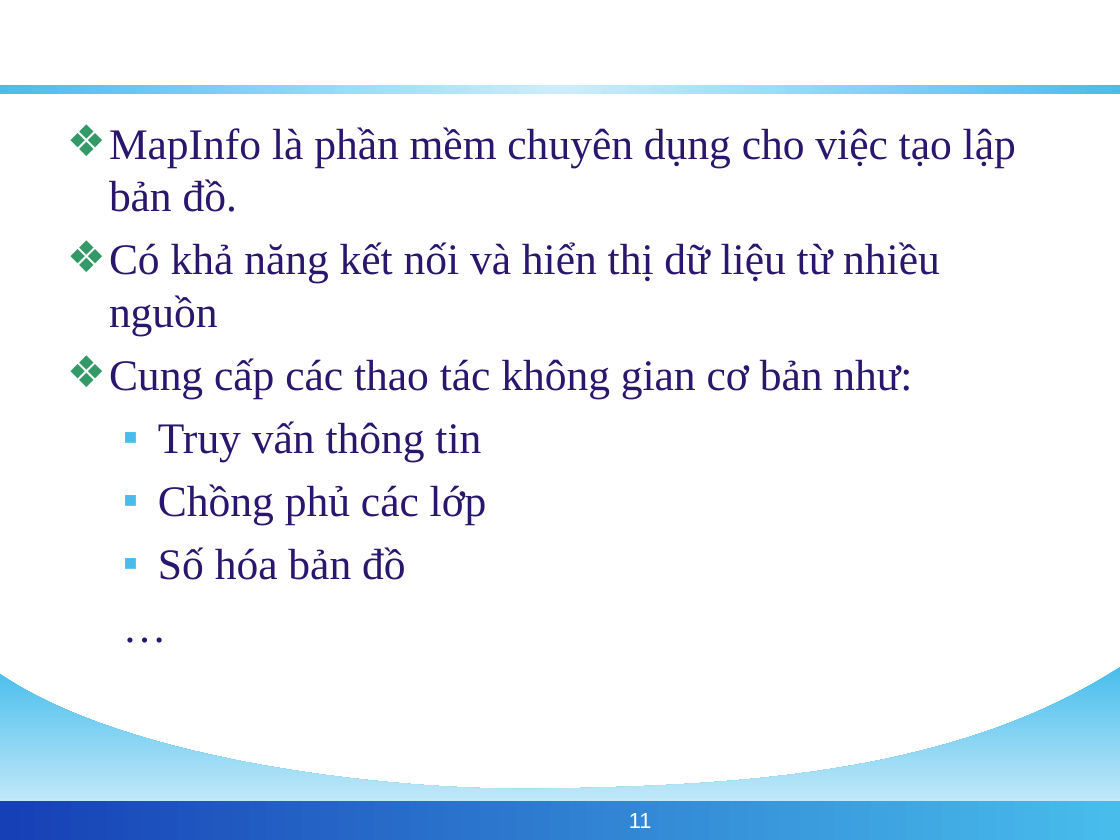
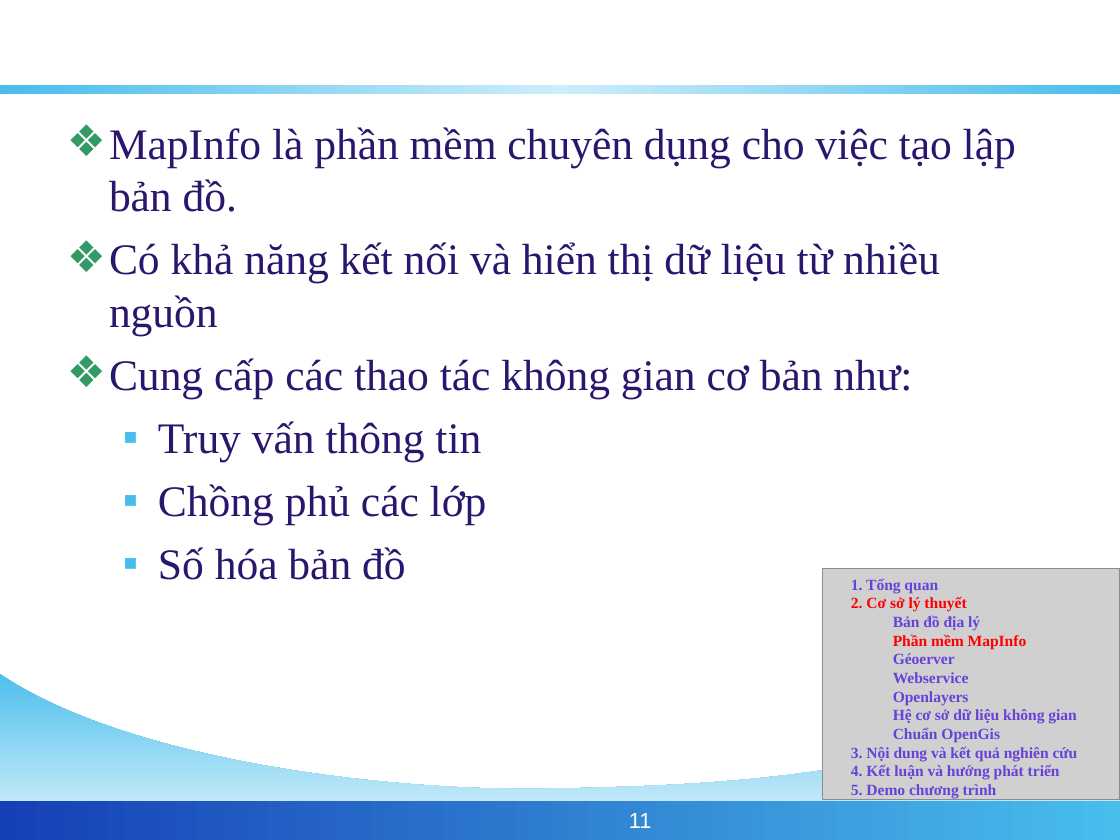
Before and after one commit to phamngsinh/cantho-webgis, a slide deck: slide 11 of Document/Bao Cao/BaoCaoLuanVan.ppt. Drawn at 1120x840 pixels with LibreOffice and Linux fonts; fonts in the diff are those of the drawing; grey boxes stand for pictures; background and template pictures are left out. Boxes give left, top, right and bottom in pixels: in the first picture for what was removed or moved away, otherwise in the second. Text is boxed around its words. In the diff, an @@ line names an element or a change of style, - is before the commit and + after.

```diff
--- a/Document/Bao Cao/BaoCaoLuanVan.ppt
+++ b/Document/Bao Cao/BaoCaoLuanVan.ppt
@@ text at [109,127,1016,580]: paragraph removed @@
-  …
@@ picture added at [822,569,1120,800] @@
@@ text added at [851,579,1078,780], 10 pt, text #6642D9, bold @@
+1. Tổng quan
+2. Cơ sở lý thuyết
+Bản đồ địa lý
+Phần mềm MapInfo
+Géoerver
+Webservice
+Openlayers
+Hệ cơ sở dữ liệu không gian
+Chuẩn OpenGis
+3. Nội dung và kết quả nghiên cứu
+4. Kết luận và hướng phát triển
+5. Demo chương trình
```
Also in this commit, not shown: 23 other slides changed, 1 slide added, 1 slide removed.
